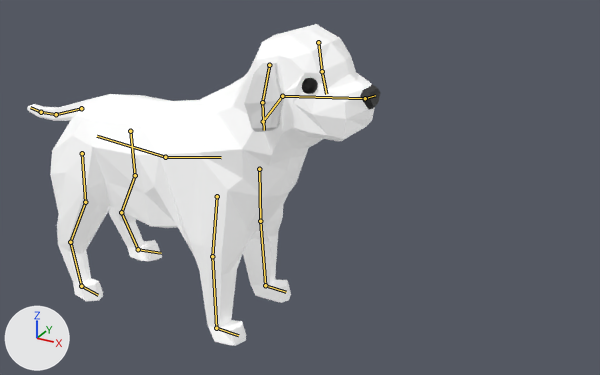
An edit to the Blender file Content/Assets/Umbrella/dog_07_newrig.blend, drawn before and after from the same camera.
One viewpoint serves both versions: a camera (50 mm lens) standing at (4.72, -5.01, 3.24) and looking at (1.88, 0.16, 0.65). The axes (+X, +Y, +Z) are drawn at lower left. The lights are the same throughout. The bones that bend it are drawn over the model as lines.
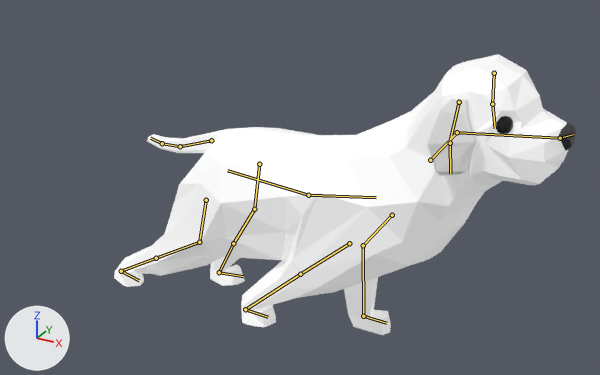
The newer file adds an action. The first version stands in its rest pose; the second is drawn at frame 35 of the action 'walk_root'.

Changed parts and their boxes [x1, y1, x2, y2] in the pictures (600 x 375 px):
'Cube', posed (31% wider, 12% shorter): before [27, 24, 380, 345]; after [114, 54, 576, 335]
'Cube.001', posed: before [244, 63, 284, 132]; after [427, 99, 476, 176]
bone 'Bone.024', root to tip: before (130, 131) to (135, 175); after (259, 164) to (254, 209)
bone 'Bone.040', root to tip: before (82, 153) to (85, 202); after (206, 200) to (199, 242)

The edits, one by one:
Bone 'Bone.014' (bone_bone_014) moves from (0.0, 0.0, 0.0) to (2.16, -0.12, 0.0).
Bone 'Bone.019' (bone_bone_019) turns from (0, 0, 0) to (-20, 21, -25) degrees about its own x, y and z.
Bone 'Bone.027' (bone_bone_027) turns from (0, 0, 0) to (-31, 10, -27) degrees about its own x, y and z.
Bone 'Bone.024' (bone_bone_024) turns from (0, 0, 0) to (-9, 4, -1) degrees about its own x, y and z.
Bone 'Bone.039' (bone_bone_039) turns from (0, 0, 0) to (-24, -10, -17) degrees about its own x, y and z.
Bone 'Bone.040' (bone_bone_040) turns from (0, 0, 0) to (2, -3, -14) degrees about its own x, y and z.
Bone 'Bone.035' (bone_bone_035) moves from (0.0, 0.0, 0.0) to (0.0, -1.54, -0.04).
Bone 'Bone.036' (bone_bone_036) moves from (0.0, 0.0, 0.0) to (-0.34, -1.47, 0.0).
Bone 'Bone.049' (bone_bone_049) moves from (0.0, 0.0, 0.0) to (0.0, 3.0, 0.06).
Bone 'Bone.051' (bone_bone_051) moves from (0.0, 0.0, 0.0) to (0.0, 3.0, 0.06).
Bone 'Bone.052' (bone_bone_052) moves from (0.0, 0.0, 0.0) to (0.0, 3.0, 0.06).
